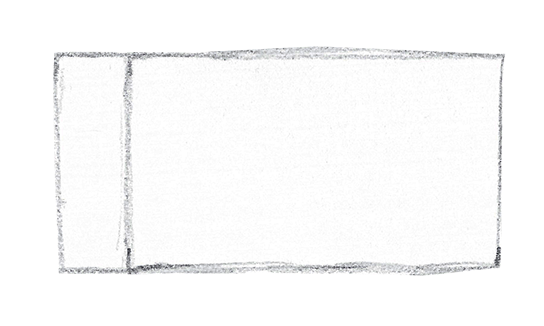
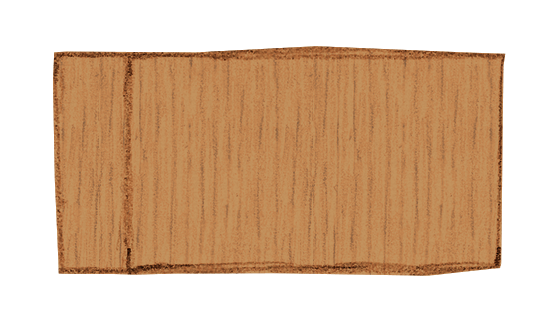
Comparing the layer stacks of the two (544, 326) images. Changes:
added layer "Calque 2" (multiply, 60%) above "colors" over [53, 46, 506, 276]
added layer "colors" (multiply, 50%) above "colors copie" over [53, 46, 506, 276]
added layer "colors copie" (color, 50%) above "Calque 1 copie" over [53, 46, 506, 276]
added layer "Calque 1 copie" (multiply, 50%) above "Calque 1" over [53, 46, 506, 276]
